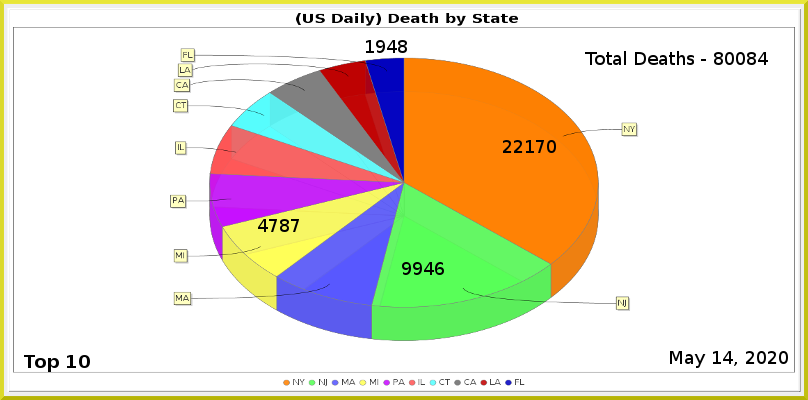
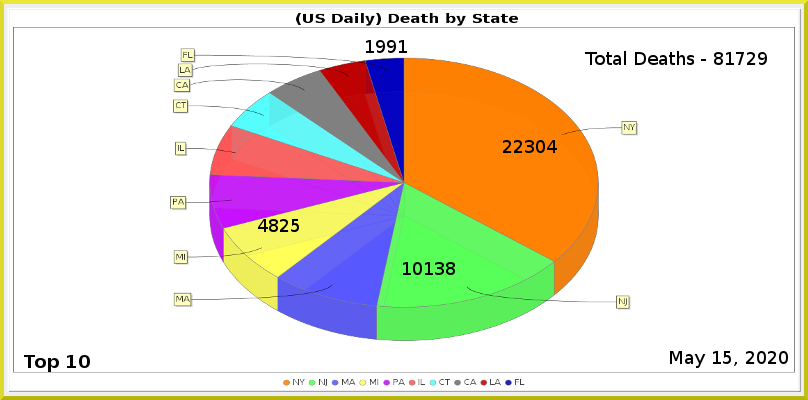
Before/after of a 808px x 400px layered artwork. What changed in the layer stack:
painted on "Least" over [387, 40, 407, 53]
painted on "MI" over [269, 219, 299, 232]
painted on "NJ" over [402, 262, 455, 275]
painted on "NY" over [525, 140, 557, 153]
renamed "Total Deaths - 80084" to "Total Deaths - 81729", painted on it over [725, 52, 768, 65]
painted on "Current Date" over [723, 351, 733, 364]
painted on "Death_by_State.png" over [170, 48, 639, 341]
